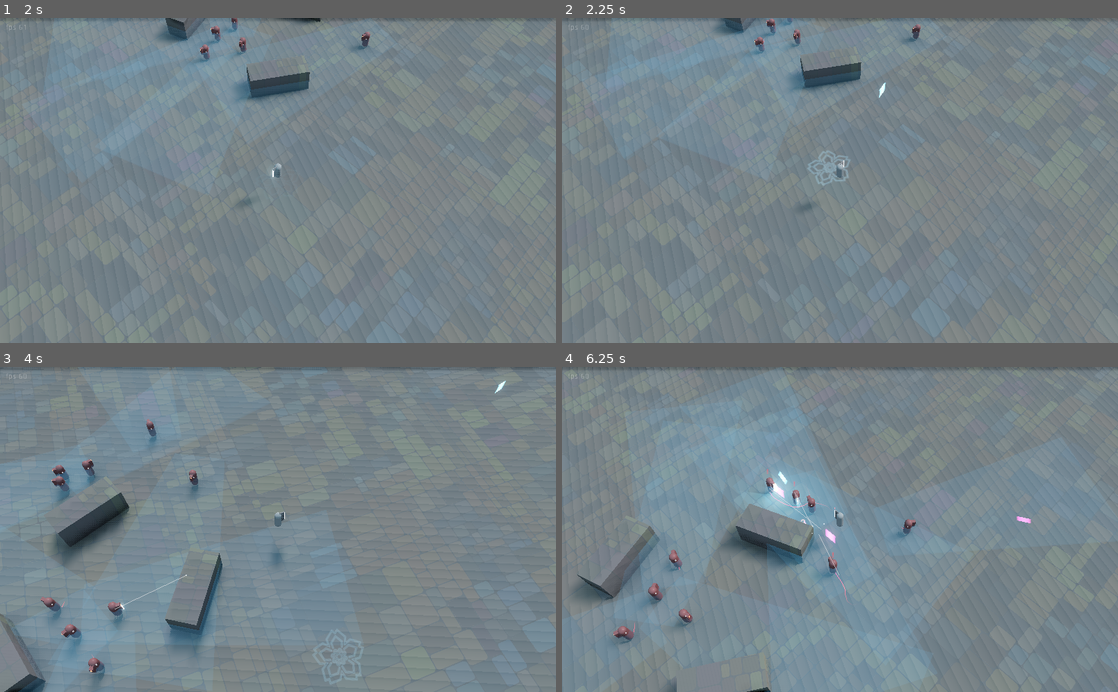
Above: before the commit, frames 1-4 (two rows, left to right).
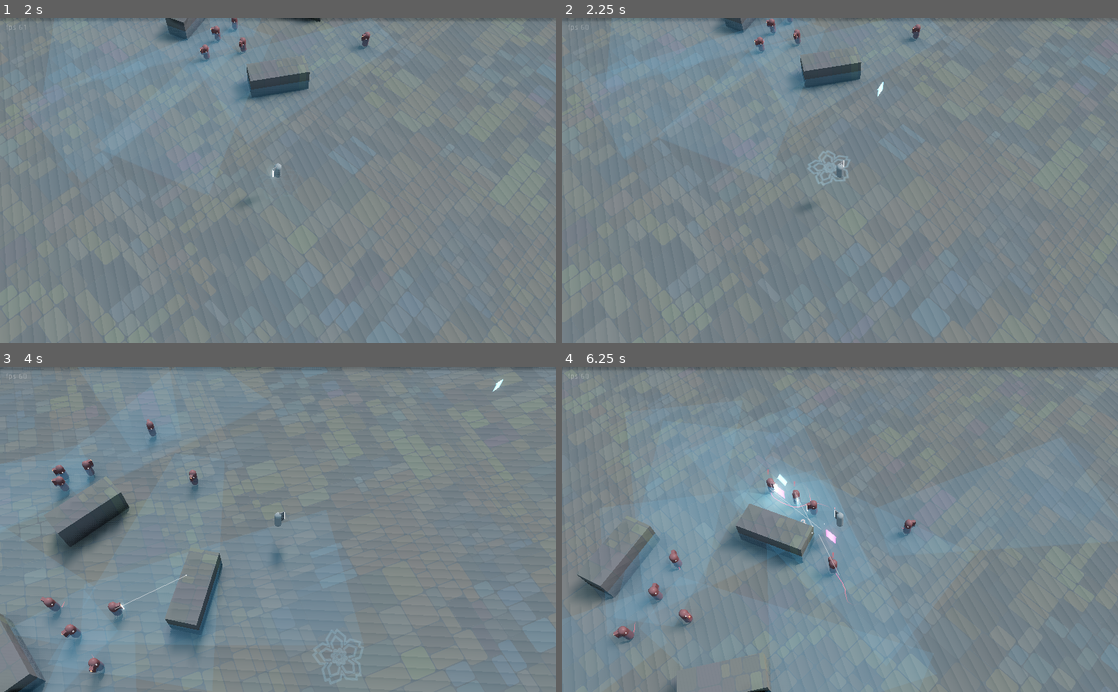
Above: after the commit, the same moments.

Repository: ioxu/key
Game: Godot game, scene res://scenes/splash.tscn
The game is run twice, just before and just after one commit, with the same random seed, the same clock (stepped at 60 frames per second) and the same inputs.
Inputs (mouse positions are in pixels of both pictures, inside the frame that each line leads up to):
- Up to frame 1 (2 s): tap Enter at 0.5 s; move the mouse to (400, 164) at 0.52 s; hold D (move_right) 0.53-1.28 s; hold Left (camera_rotate_left) 0.53-1.28 s; click (400, 164) at 0.67 s; tap Space (jump) at 0.77, 1.52 s; move the mouse to (166, 196) at 1.27 s; hold S (move_down) from 1.28 s (still down); tap Right (camera_rotate_right) at 1.35 s; click (166, 196) at 1.42 s
- Up to frame 2 (2.25 s): move the mouse to (895, 109) at 2.02 s; release S (move_down) at 2.03 s; hold D (move_right) from 2.03 s (still down); click (895, 109) at 2.1 s
- Up to frame 3 (4 s): move the mouse to (250, 594) at 2.77 s; release D (move_right) at 2.78 s; hold W (move_up) 2.78-3.53 s; tap Left (camera_rotate_left) at 2.85 s; click (250, 594) at 2.92 s; tap Space (jump) at 3.02, 3.77 s; move the mouse to (444, 578) at 3.52 s; hold A (move_left) from 3.53 s (still down); hold Right (camera_rotate_right) from 3.53 s (still down); click (444, 578) at 3.67 s
- Up to frame 4 (6.25 s): move the mouse to (673, 480) at 4.27 s; release Right (camera_rotate_right) at 4.28 s; click (673, 480) at 4.35 s; tap Space (jump) at 4.52, 6.02 s; move the mouse to (867, 529) at 5.02 s; release A (move_left) at 5.03 s; hold S (move_down) 5.03-5.78 s; hold Left (camera_rotate_left) 5.03-5.78 s; click (867, 529) at 5.17 s; move the mouse to (756, 448) at 5.77 s; hold D (move_right) from 5.78 s (still down); tap Right (camera_rotate_right) at 5.85 s; click (756, 448) at 5.92 s

Frame 1 is identical in both runs. In frame 2, less than 0.1% of the frame differs, in the area x 50-59%, y 19-45%; in frame 3, less than 0.1%; in frame 4, 0.4%, in the area x 4-100%, y 10-100%.

Commit message:
camera lookahead, resolves #1

Diff:
--- a/data/enemies/Enemy.gd
+++ b/data/enemies/Enemy.gd
@@ -284,9 +284,10 @@
 
 
 func rush_toward_target(delta) -> void:
-	direction = global_transform.origin - target.global_transform.origin
-	direction = direction.normalized()
-	movement_speed = -1.0 * delta * rush_speed
+	if target:
+		direction = global_transform.origin - target.global_transform.origin
+		direction = direction.normalized()
+		movement_speed = -1.0 * delta * rush_speed
 
 
 func search_toward_target(delta) -> void:
@@ -391,6 +392,7 @@
 		$vision_raycast.target = null
 		$vision_raycast.stop()
 
+
 func _on_VisibilityNotifier_camera_entered(camera):
 	# return to full processing
 	#print(self.get_path(), " entered camera")
--- a/data/weapons/pulse_shard/pulse_shard_bullet.tscn
+++ b/data/weapons/pulse_shard/pulse_shard_bullet.tscn
@@ -8,7 +8,7 @@
 bounce = 0.05
 
 [sub_resource type="BoxShape" id=2]
-extents = Vector3( 0.0497693, 0.413231, 0.50189 )
+extents = Vector3( 0.206013, 0.413231, 0.544887 )
 
 [sub_resource type="ShaderMaterial" id=3]
 shader = ExtResource( 2 )
--- a/scenes/player/Controller.gd
+++ b/scenes/player/Controller.gd
@@ -17,12 +17,16 @@
 onready var player : KinematicBody = get_node(PlayerPath)
 onready var camera : Camera = get_node(CameraPath)
 onready var camera_root = get_node(CameraRootPath)
+onready var camera_base = get_node(CameraRootPath).find_node("camera_base") # InnerGimbal
 onready var camera_boom = camera_root.find_node("camera_boom")
 onready var meshinstance = get_node(MeshInstancePath)
 onready var weapon = player.find_node("weapon_mount").get_child(0)
-#onready var bullet_initial_transform = meshinstance.get_child(0)
 onready var raycast : RayCast = player.get_node("RayCast")
-onready var camera_base = get_node(CameraRootPath).find_node("camera_base") # InnerGimbal
+
+var camera_lookahead_factor = 0.0
+var camera_lookahead_direction : Vector3 # keep normalised
+var camera_lookahead_direction_actual : Vector3
+var camera_lookahead_factor_actual = 0.0
 var direction := Vector3.ZERO
 var last_direction := Vector3.ZERO
 var camera_rotation
@@ -56,8 +60,12 @@
 		var horizontal = Input.get_action_strength("look_right") - Input.get_action_strength("look_left")
 		var vertical = Input.get_action_strength("look_up") - Input.get_action_strength("look_down")
 		if look_joy_outside_deadzone():
-			rotate_mesh( Vector2(horizontal,vertical), ROTATION_INPUT.JOYSTICK )
+			var v = Vector2(horizontal,vertical)
+			rotate_mesh( v, ROTATION_INPUT.JOYSTICK )
+			camera_lookahead_direction = get_camera_lookahead_direction(v, ROTATION_INPUT.JOYSTICK)
+			camera_lookahead_factor = v.length()
 		else:
+			camera_lookahead_factor = 0.0
 			rotate_mesh( speed, ROTATION_INPUT.MOVE_DIR )
 
 	# mesh rotation with mouse motion
@@ -94,19 +102,25 @@
 	return Vector2(horizontal, vertical).length()
 
 
+func get_camera_lookahead_direction(event_data : Vector2, input_method):
+	match input_method:
+		ROTATION_INPUT.JOYSTICK:
+			var av = event_data.normalized()
+			var rot = atan2(av.y,av.x)
+			rot += camera_base.get_rotation().y
+			return Vector3(1.0,0.0,0.0).rotated( Vector3.UP, rot )
+
+
 func rotate_mesh( event_data, input_method ):
 	match input_method:
 		ROTATION_INPUT.JOYSTICK:
-			#event_data is right joystick axis strength
 			var av = event_data.normalized()
 			var rot = atan2(event_data.y,event_data.x)*180/PI
 			rot += camera_base.get_rotation_degrees().y
 			rot += 90.0
-#			actual_mesh_rot_y = lerp(actual_mesh_rot_y, rot, rotation_speed)#lerp(actual_mesh_rot_y, rot, rotation_speed)
-#			meshinstance.set_rotation_degrees(Vector3(-90.0,actual_mesh_rot_y,0.0))
 			meshinstance.set_rotation_degrees(Vector3(-90,rot,0))
 		ROTATION_INPUT.MOUSE:
-			var ray_length := 100.0
+			var ray_length := 600.0
 			var from = camera.project_ray_origin( event_data.position ) - player.transform.origin
 			var to = from + camera.project_ray_normal(event_data.position) * ray_length
 			raycast.translation = from
@@ -181,6 +195,11 @@
 		current_vertical_speed.y = 0.0
 		is_airborne = false
 
-	# zoom
+	# dolly
 	actual_zoom = lerp(actual_zoom, zoom_factor, dt * zoom_speed)
 	camera_boom.translation = Vector3(0.0, 0.0, actual_zoom)
+
+	# lookahead
+	camera_lookahead_factor_actual = lerp(camera_lookahead_factor_actual, camera_lookahead_factor, dt * 3.0 )
+	camera_lookahead_direction_actual = camera_lookahead_direction_actual.linear_interpolate(camera_lookahead_direction, dt * 1.0)
+	camera_root.transform.origin = camera_lookahead_direction_actual * camera_lookahead_factor_actual * 7.5
